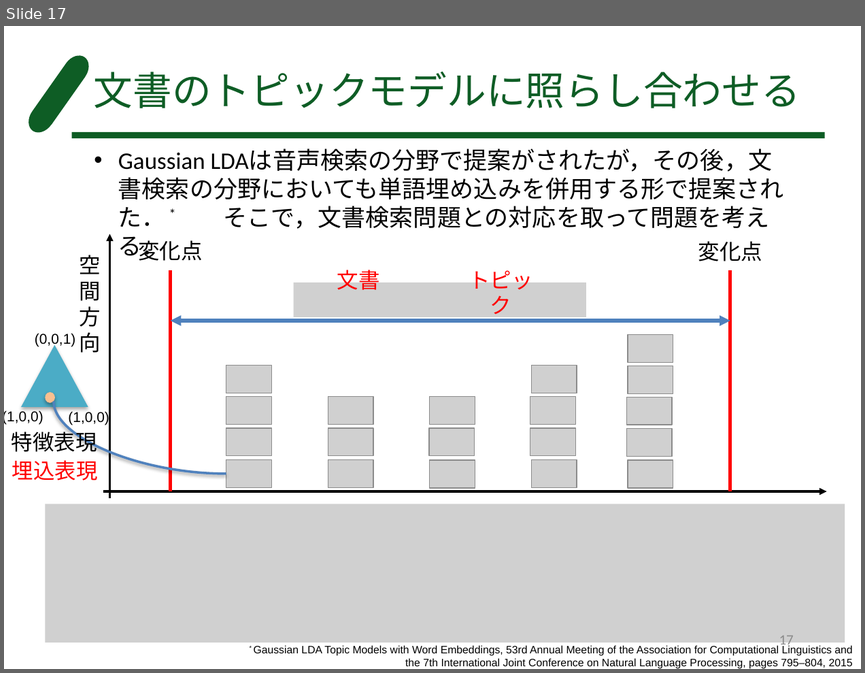
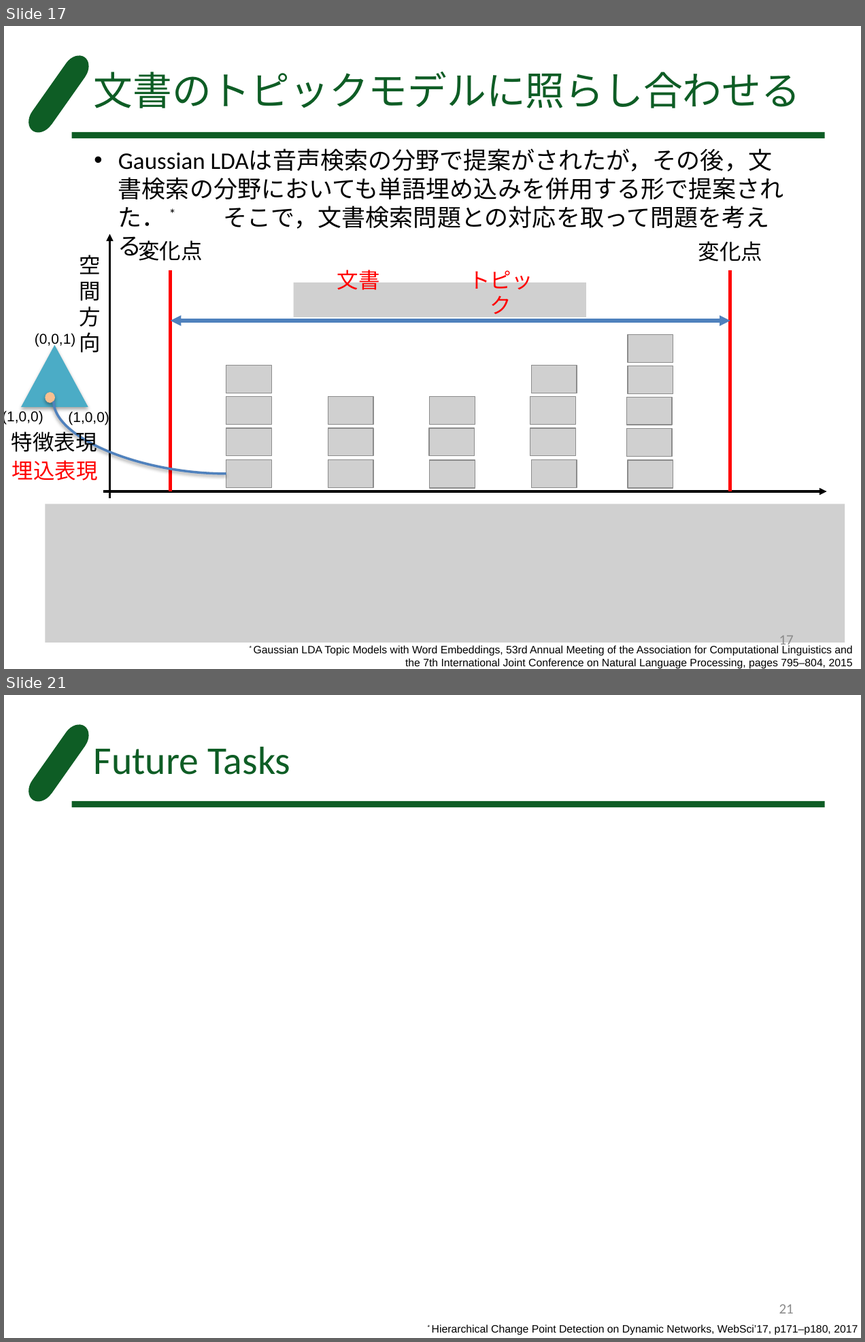
Before and after one commit to FUKUSHUN/cow_python, a slide deck: behavior_detection.pptx. Shown one above the other, each under a label of ours: slide 17 before the commit, slides 17 and 21 after it; the slides between them are not shown. The pictures are 865x673 and 865x1342 pixels, drawn with LibreOffice and Linux fonts; fonts in the diff are those of the drawing; grey boxes stand for pictures. Boxes give left, top, right and bottom in pixels: in the first picture for what was removed or moved away, otherwise in the second. Text is boxed around its words. In the diff, an @@ line names an element or a change of style, - is before the commit and + after.

```diff
--- a/behavior_detection.pptx
+++ b/behavior_detection.pptx
@@ slide 21 added at (4, 695, 861, 1338), background #FFFFFF; not listed: 2 template elements that a slide beside it also shows @@
@@ title added at (94, 747, 290, 775), 33 pt, text #0E5D25 @@
+Future Tasks
@@ page number added at (779, 1304, 793, 1313), 12 pt, text #8C8C8C @@
+21
@@ text added at (432, 1324, 857, 1335), 9 pt, text #000000 @@
+* Hierarchical Change Point Detection on Dynamic Networks, WebSci’17, p171–p180, 2017
```
Also in this commit, not shown: 3 other slides added, 4 other files.
